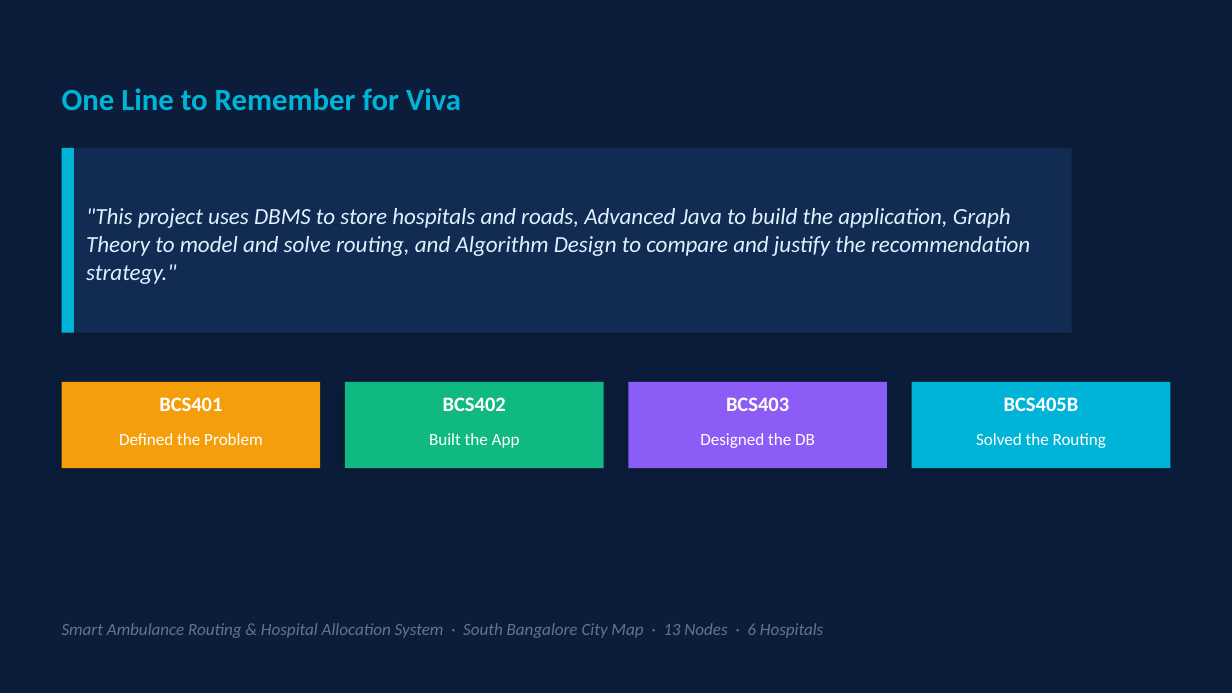
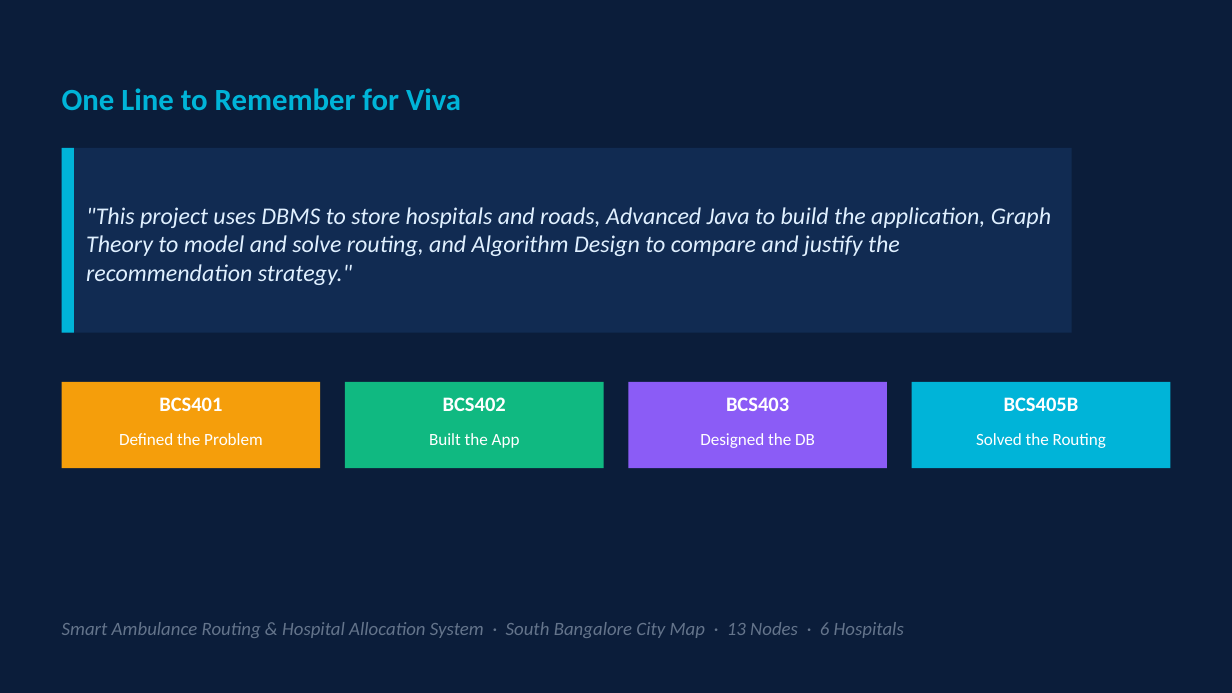
Before and after one commit to ShreyaRHipparagi/Ambulance, a slide deck: slide 11 of ppt/Smart_Ambulance_v2.pptx (slide 10 before the commit). Drawn at 1232x693 pixels with LibreOffice and Linux fonts; fonts in the diff are those of the drawing. Boxes give left, top, right and bottom in pixels: in the first picture for what was removed or moved away, otherwise in the second. Text is boxed around its words. In the diff, an @@ line names an element or a change of style, - is before the commit and + after.

Commit message:
Fix: Slides 8-9-10 now match class project PPT style exactly — same positions, font sizes, colors, card format, connector lines, chip layout

```diff
--- a/ppt/Smart_Ambulance_v2.pptx
+++ b/ppt/Smart_Ambulance_v2.pptx
@@ rectangle at box(62, 148, 1072, 333): shadow off @@
@@ text ""This project uses DBMS to ..." at box(86, 207, 1051, 285): size 13.5 to 14 pt @@
@@ text "Smart Ambulance Routing & Hospital ..." at box(62, 622, 904, 638): size 10 to 11 pt @@
```
Also in this commit, not shown: 1 other slide changed, 1 slide added, 1 other file.
